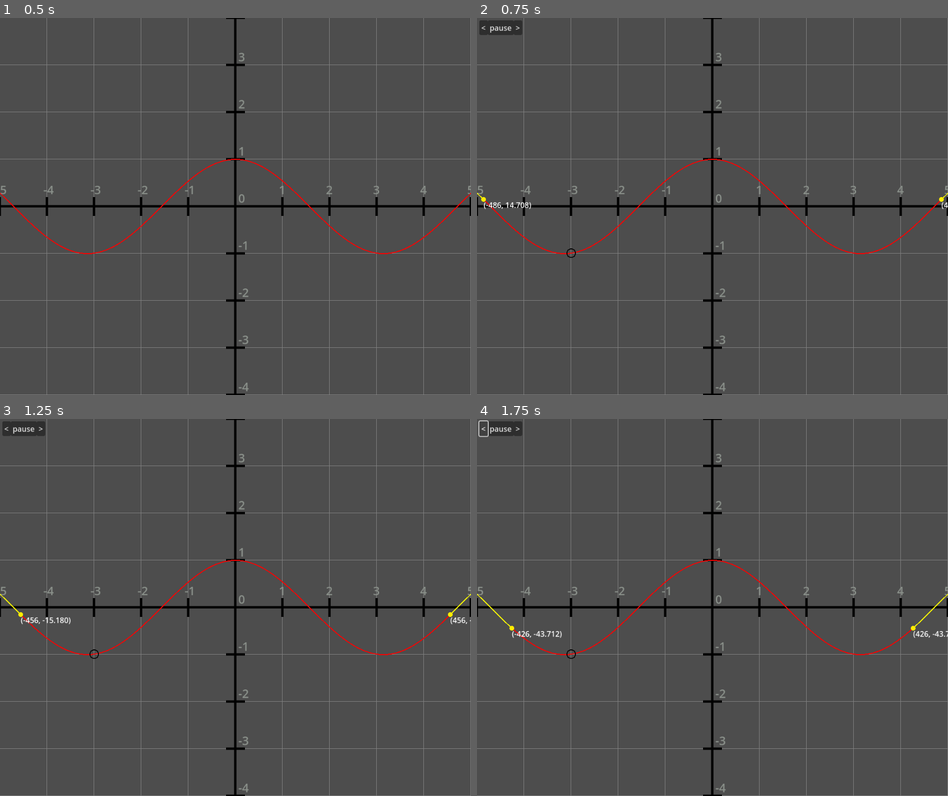
Above: before the commit, frames 1-4 (two rows, left to right).
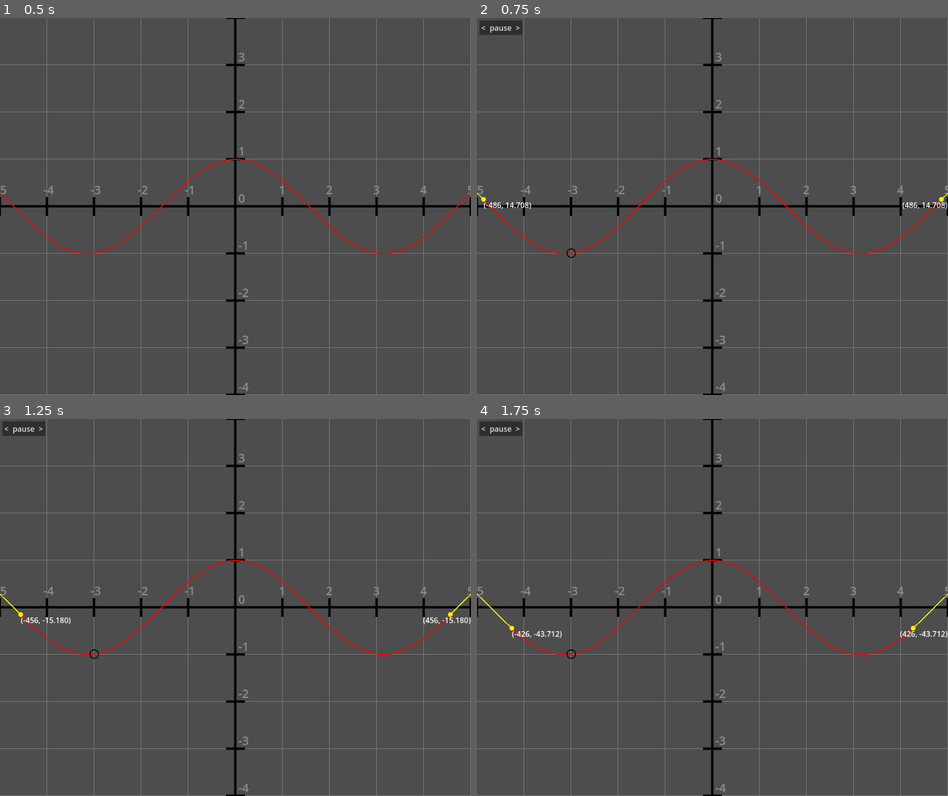
Above: after the commit, the same moments.

Repository: Drillix08/Opticos
Game: Godot game, scene res://graph_environment.tscn
Two runs of this game, one before a commit and one after it. Both use one fixed random seed, a clock stepped at 60 frames per second and the inputs below.
Inputs (mouse positions are in pixels of both pictures, inside the frame that each line leads up to):
- Up to frame 1 (0.5 s): no input
- Up to frame 2 (0.75 s): tap Enter (ui_accept) at 0.5 s; move the mouse to (816, 187) at 0.52 s; hold Right from 0.53 s (still down); hold Enter (ui_accept) from 0.53 s (still down); click (816, 187) at 0.67 s
- Up to frame 3 (1.25 s): keep holding Right; keep holding Enter (ui_accept)
- Up to frame 4 (1.75 s): release Right at 1.25 s; release Enter (ui_accept) at 1.25 s; click "<" at 1.25 s

Frame 1 is identical in both runs. In frame 2, less than 0.1% of the frame differs, in the area x 90-100%, y 48-51%; in frame 3, less than 0.1%; in frame 4, 0.1%, in the area x 0-100%, y 0-59%.

Commit message:
New animator node/script and variable step sizes

Diff:
--- /dev/null
+++ b/source/graph-environment/animator.gd
@@ -0,0 +1,17 @@
+extends Control
+signal do_something(something: int)
+var animating: bool = false
+var stepSize: int = 1
+var moveDirection
+
+# Called when the node enters the scene tree for the first time.
+func _ready() -> void:
+	pass
+
+
+func _draw() -> void:
+	pass
+
+# Called every frame. 'delta' is the elapsed time since the previous frame.
+func _process(_delta: float) -> void:
+	pass
--- a/source/graph-environment/graph_environment.tscn
+++ b/source/graph-environment/graph_environment.tscn
@@ -1,7 +1,8 @@
-[gd_scene load_steps=3 format=3 uid="uid://dlgeh0w3vomer"]
+[gd_scene load_steps=4 format=3 uid="uid://dlgeh0w3vomer"]
 
 [ext_resource type="Script" uid="uid://ctkau5kfofefi" path="res://grid.gd" id="1_17ijq"]
 [ext_resource type="Script" uid="uid://b6e8i5j8f21wn" path="res://animation_controls.gd" id="2_tlnqj"]
+[ext_resource type="Script" uid="uid://c2afb1qfcyypw" path="res://animator.gd" id="3_f04b4"]
 
 [node name="Node2D" type="Node2D"]
 
@@ -33,6 +34,12 @@
 layout_mode = 2
 text = "<"
 
+[node name="Animator" type="Control" parent="Control"]
+anchors_preset = 0
+offset_right = 40.0
+offset_bottom = 40.0
+script = ExtResource("3_f04b4")
+
 [connection signal="pressed" from="Control/AnimationControls/PlayPause" to="Control" method="_on_play_pause_pressed"]
 [connection signal="pressed" from="Control/AnimationControls/Next" to="Control" method="_on_next_pressed"]
 [connection signal="pressed" from="Control/AnimationControls/Back" to="Control" method="_on_back_pressed"]
--- a/source/graph-environment/grid.gd
+++ b/source/graph-environment/grid.gd
@@ -101,7 +101,12 @@
 
 #controlls the moving of the "camera" when you click and drag
 func _input(event):
-	if(animating): return
+	if(animating):
+		if Input.is_key_pressed(KEY_LEFT):
+			_on_back_pressed()
+		if Input.is_key_pressed(KEY_RIGHT) and animating:
+			_on_next_pressed()
+		return
 	if event is InputEventMouseButton\
 	and event.button_index == MOUSE_BUTTON_LEFT:
 		isDragging = event.pressed
@@ -259,7 +264,8 @@
 
 ## Function for animating values approaching a limit from left and/or right position
 ## initially at [code]speed[/code] seconds per point slowing at a rate of [code]rate[/code] per point
-func animate_Limit(limit: float, points: Array[Vector2], left: bool, right: bool, speed: float, rate: float):
+func animate_Limit(limit: float, points: Array[Vector2], left: bool, right: bool, speed: float, rate: float, step: int = 1):
+	step -= 1
 	if(!(right || left)): return
 	animating = true
 	var endpoint: float = convert_to_godot_coords(Vector2(limit,0)).x
@@ -292,6 +298,8 @@
 
 	var coordLabel: CoordLabel = null
 	var coordLabel2: CoordLabel = null
+	var rDone: bool = true
+	if right: rDone = false
 	if(left):
 		coordLabel = CoordLabel.new()
 		add_child(coordLabel)
@@ -306,9 +314,14 @@
 	while (i < points.size()):
 		if(pause):
 			await do_something
-			i += frameOffset
+			if(i != 1): i += frameOffset
+			if(frameOffset != 0 && i - step > 0): i -= step
+			if(frameOffset == 0 && i + step < points.size()): i += step
+			if(j > 2): j += frameOffset
+			if(frameOffset != 0 && j - step > 2): j -= step
+			if(frameOffset == 0 && j + step < points.size()): j += step
 			frameOffset = 0
-		if(i + 1 != points.size() && points[i + 1].x > limit): break
+		if(i + 1 != points.size() && points[i + 1].x > limit && rDone): break
 		#print(points[i])
 		if(left):
 			if(points[i].x < limit):
@@ -325,6 +338,8 @@
 				coordLabel2.text = "(%.0f, " % coords2.x + "%.3f" % coords2.y + ")"
 				rect2.position = points[points.size() - j] - rect2.size/2
 				coordLabel2.position = rect2.position + rect2.size/2
+				coordLabel2.check_coords()
+			else: rDone = true
 		elif(right):
 			if(coordLabel != null && coordLabel.position.x + coordLabel.size.x > coordLabel2.position.x && coordLabel.position.y < coordLabel2.position.y + coordLabel2.size.y):
 				coordLabel2.position.y = coordLabel2.position.y - coordLabel2.size.y
@@ -429,6 +444,7 @@
 
 	$AnimationControls.visible = false
 	animating = false
+	animProgLeft = convert_to_real_coords(Vector2(-1,0)).x
 
 	# freeing components added to the script
 	rect.free()
@@ -452,5 +468,5 @@
 	do_something.emit()
 
 func _on_back_pressed() -> void:
-	if(pause): frameOffset -= 2
+	if(pause): frameOffset = -2
 	do_something.emit()
Not shown, added: source/graph-environment/animator.gd.uid
